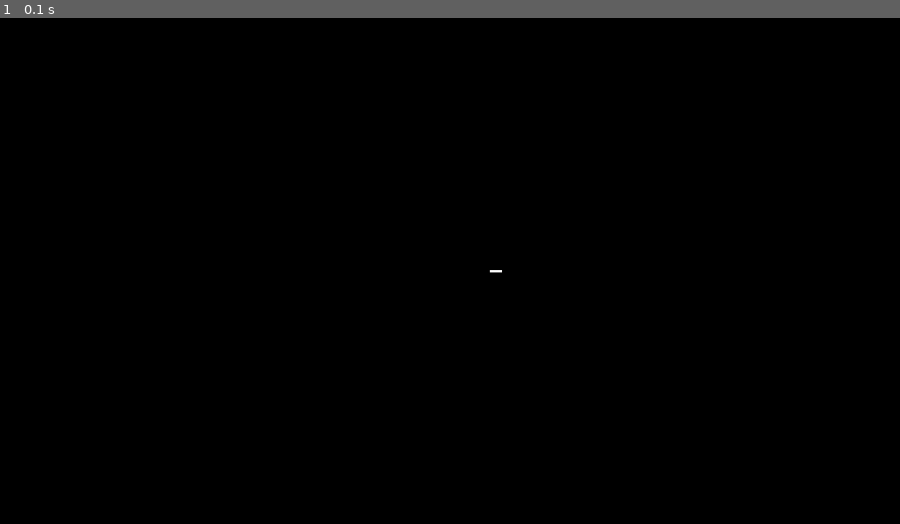
Above: before the commit, frame 1.
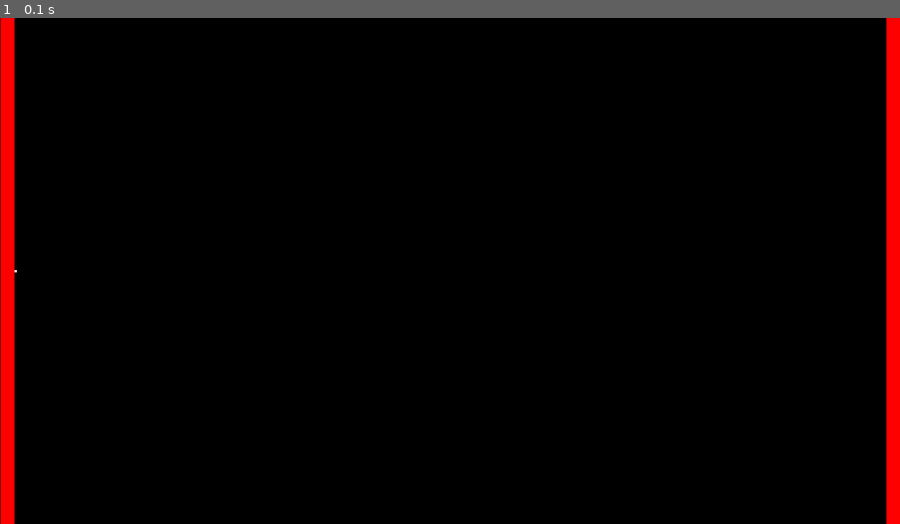
Above: after the commit, the same moment.

Repository: Hollow1238/Pygame
Game: pygame game, started from Ping Pong/Main.py
Two runs of this game, one before a commit and one after it. Both use one fixed random seed, a clock stepped at 60 frames per second and the inputs below.
Inputs:
- Up to frame 1 (0.1 s): no input

The runs differ from the first frame. In frame 1, 3.2% of the frame differs, in the area x 0-100%, y 0-100%.

Commit message:
Update Main.py
Changes some values
added controls and red lines to show the 'score' zone

Diff:
--- a/Ping Pong/Main.py
+++ b/Ping Pong/Main.py
@@ -11,29 +11,40 @@
 white = (255,255,255)
 black = (0,0,0)
 
-pos_x , pos_y = (SCREEN_x/2 , SCREEN_y/2)
-dir_x , dir_y = (5 , 0)
+pos_x , pos_y = (30, SCREEN_y/2)
+dir_x , dir_y = (3.44 , 0)
+speed = 3.44
 
 RUNNING = True
 
 timer = pygame.time.Clock()
-framerate = 600
+framerate = 20
 
 def update():
     global pos_x
     global pos_y
     global dir_x
     global dir_y
-    if pos_x < SCREEN_x:
+    if pos_x < SCREEN_x-30:
         pos_x += dir_x
     else:
         dir_x = dir_x * -1
-        pos_x -= 1
-    if pos_x > 0:
+        pos_x -= 5
+    if pos_x > 35:
         pos_x += dir_x
     else:
         dir_x = dir_x * -1
-        pos_x += 1
+        pos_x += 5
+    if pos_y < SCREEN_y-5:
+        pos_x += dir_x
+    else:
+        dir_y = dir_y * -1
+        pos_y -= 5
+    if pos_y > 5:
+        pos_y += dir_y
+    else:
+        dir_y = dir_y * -1
+        pos_y += 5
 
 while RUNNING:
     timer.tick(framerate)
@@ -46,21 +57,23 @@
         if event.type == pygame.KEYDOWN:
             if event.key == pygame.K_w:
                 dir_x = 0
-                dir_y = -5
+                dir_y = -speed
             if event.key == pygame.K_a:
-                dir_x = -5
+                dir_x = -speed
                 dir_y = 0
             if event.key == pygame.K_s:
                 dir_x = 0
-                dir_y = 5
+                dir_y = speed
             if event.key == pygame.K_d:
-                dir_x = 5
+                dir_x = speed
                 dir_y = 0
     update()
 
     screen.fill(black)
 
-    pygame.draw.line(screen,white,(pos_x , pos_y),(pos_x - 25, pos_y),5)
+    pygame.draw.line(screen,white,(pos_x , pos_y),(pos_x - 5, pos_y),5)
+    pygame.draw.line(screen,red,(15 , 0),(15, SCREEN_y),30)
+    pygame.draw.line(screen,red,(1905 , 0),(1905, SCREEN_y),30)
 
     pygame.display.flip()
 
